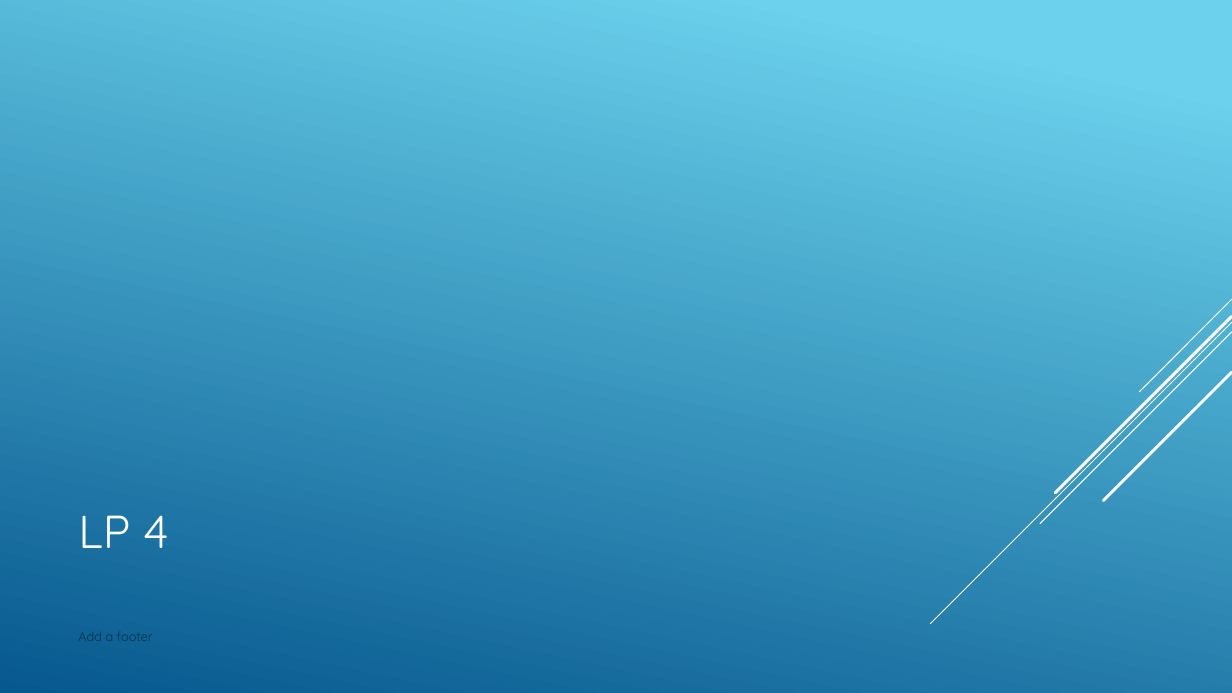
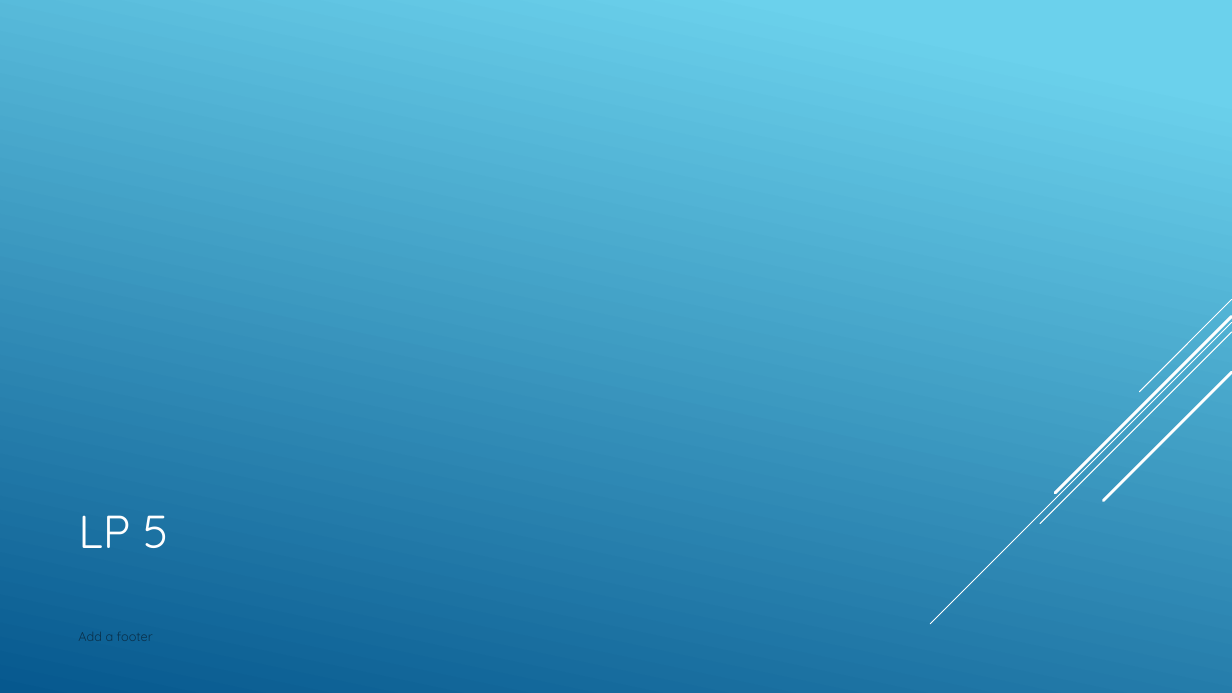
Before and after one commit to nickvertucci/Technology-Education-Curriculum, a slide deck: slide 29 of High School/Design and Drawing for Production/Unit 4 - The Alphabet of Lines/Section 1 - Introduction to Alphabet of Lines/Assets/Unit 4 - Section 1 - Introduction to Alphabet of Line.pptx. Drawn at 1232x693 pixels with LibreOffice and Linux fonts; fonts in the diff are those of the drawing. Boxes give left, top, right and bottom in pixels: in the first picture for what was removed or moved away, otherwise in the second. Text is boxed around its words. In the diff, an @@ line names an element or a change of style, - is before the commit and + after.

```diff
--- a/High School/Design and Drawing for Production/Unit 4 - The Alphabet of Lines/Section 1 - Introduction to Alphabet of Lines/Assets/Unit 4 - Section 1 - Introduction to Alphabet of Line.pptx
+++ b/High School/Design and Drawing for Production/Unit 4 - The Alphabet of Lines/Section 1 - Introduction to Alphabet of Lines/Assets/Unit 4 - Section 1 - Introduction to Alphabet of Line.pptx
@@ title at <box>78,515,168,548</box>: text changed @@
-LP 4
+LP 5
```
Also in this commit, not shown: 2 slides added, 5 other files.
